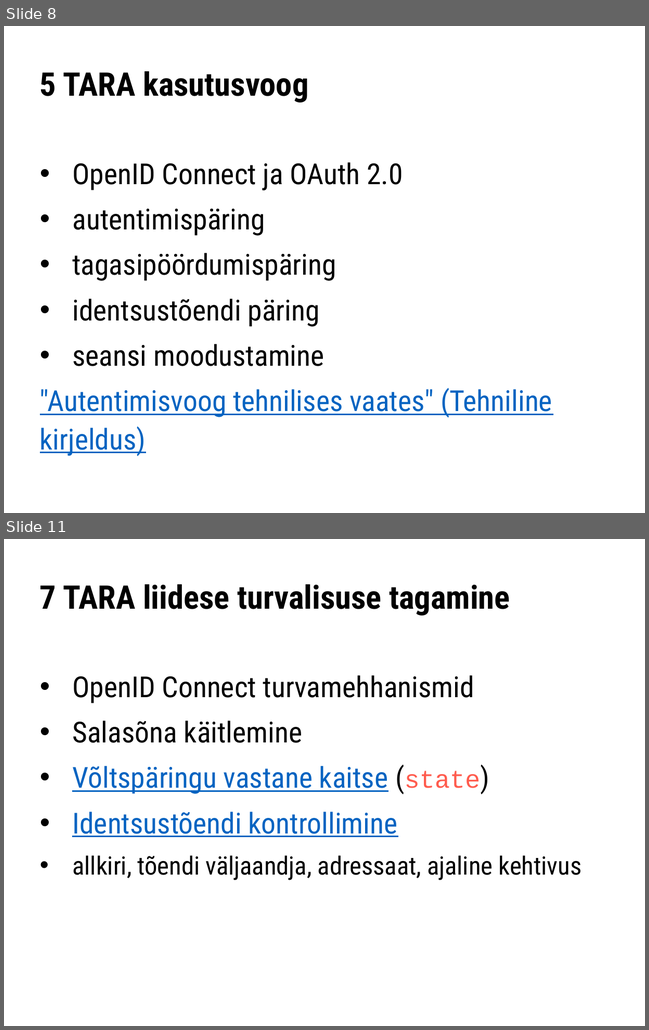
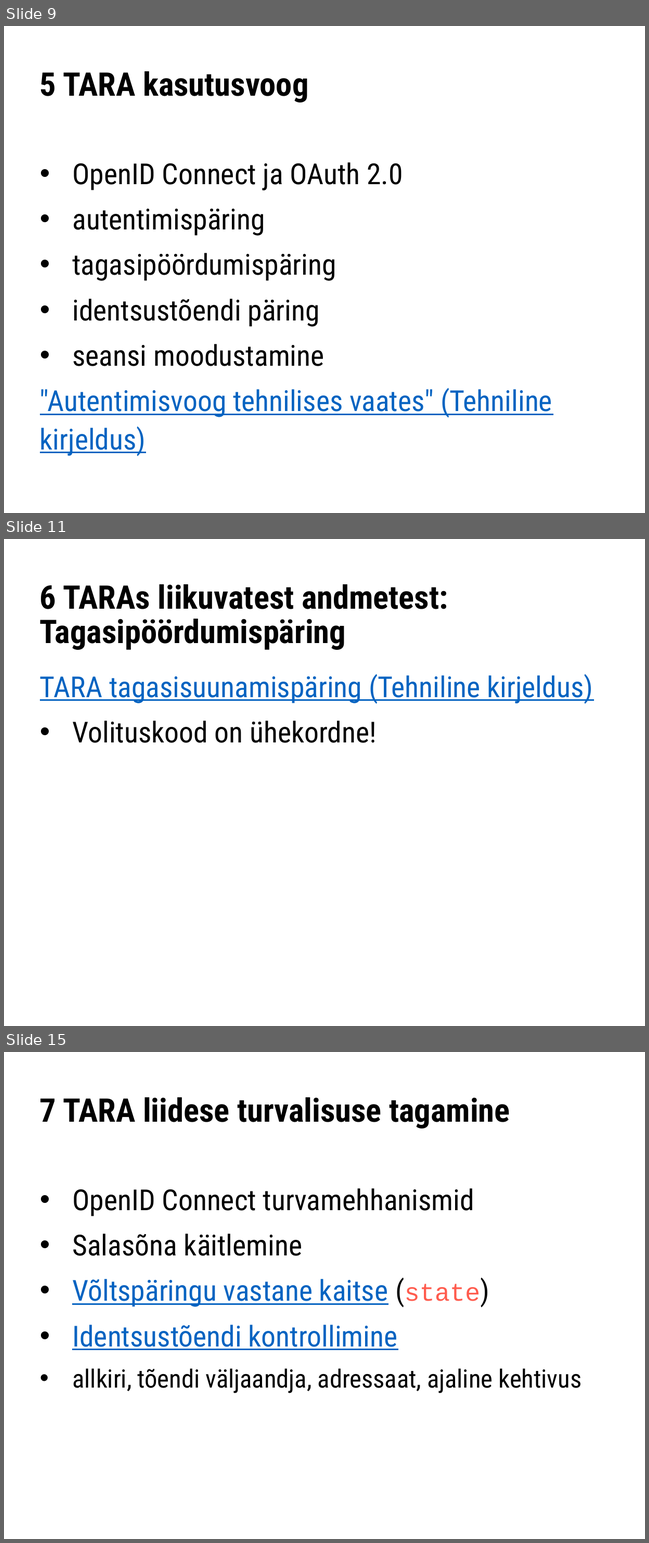
Before and after one commit to e-gov/TARA-Doku, a slide deck: files/TARA-arendajakoolitus.pptx. Shown one above the other, each under a label of ours: slides 8 and 11 before the commit, slides 9, 11 and 15 after it; the slides between them are not shown. The pictures are 649x1030 and 649x1543 pixels, drawn with LibreOffice and Linux fonts; fonts in the diff are those of the drawing. Boxes give left, top, right and bottom in pixels: in the first picture for what was removed or moved away, otherwise in the second. Text is boxed around its words. In the diff, an @@ line names an element or a change of style, - is before the commit and + after.

```diff
--- a/files/TARA-arendajakoolitus.pptx
+++ b/files/TARA-arendajakoolitus.pptx
@@ slide 11 added at (4, 539, 645, 1026), background #FFFFFF @@
@@ title added at (40, 584, 448, 650), 36 pt, text #000000, bold @@
+6 TARAs liikuvatest andmetest:
+Tagasipöördumispäring
@@ text added at (40, 674, 593, 743), 32 pt, text #0563C1, underline @@
+TARA tagasisuunamispäring (Tehniline kirjeldus)
+• Volituskood on ühekordne!
@@ what was slide 8 is now slide 9 @@
@@ what was slide 11 is now slide 15 @@
```
Also in this commit, not shown: 5 slides changed, 6 other slides added, 2 other files.
